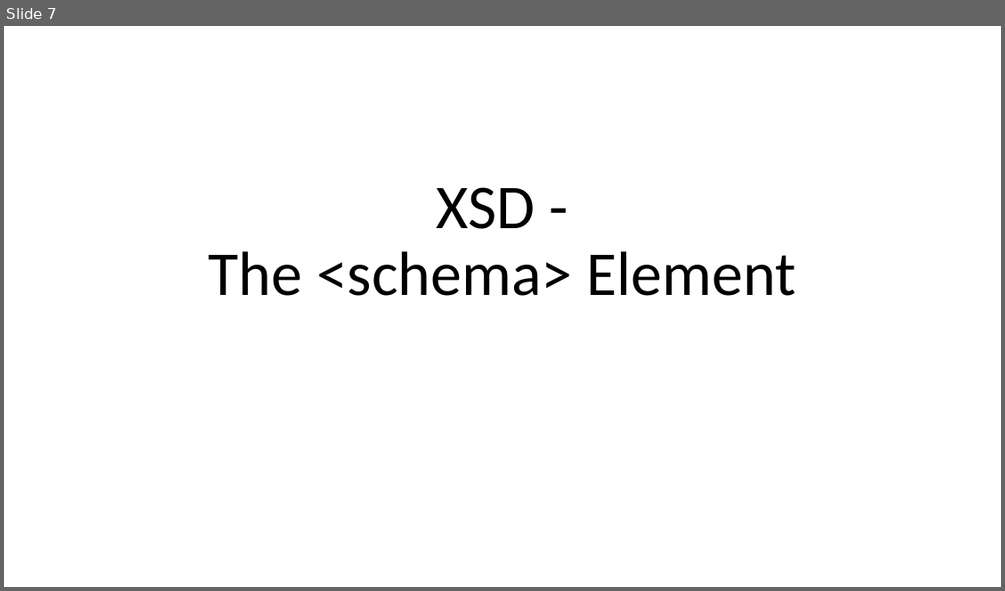
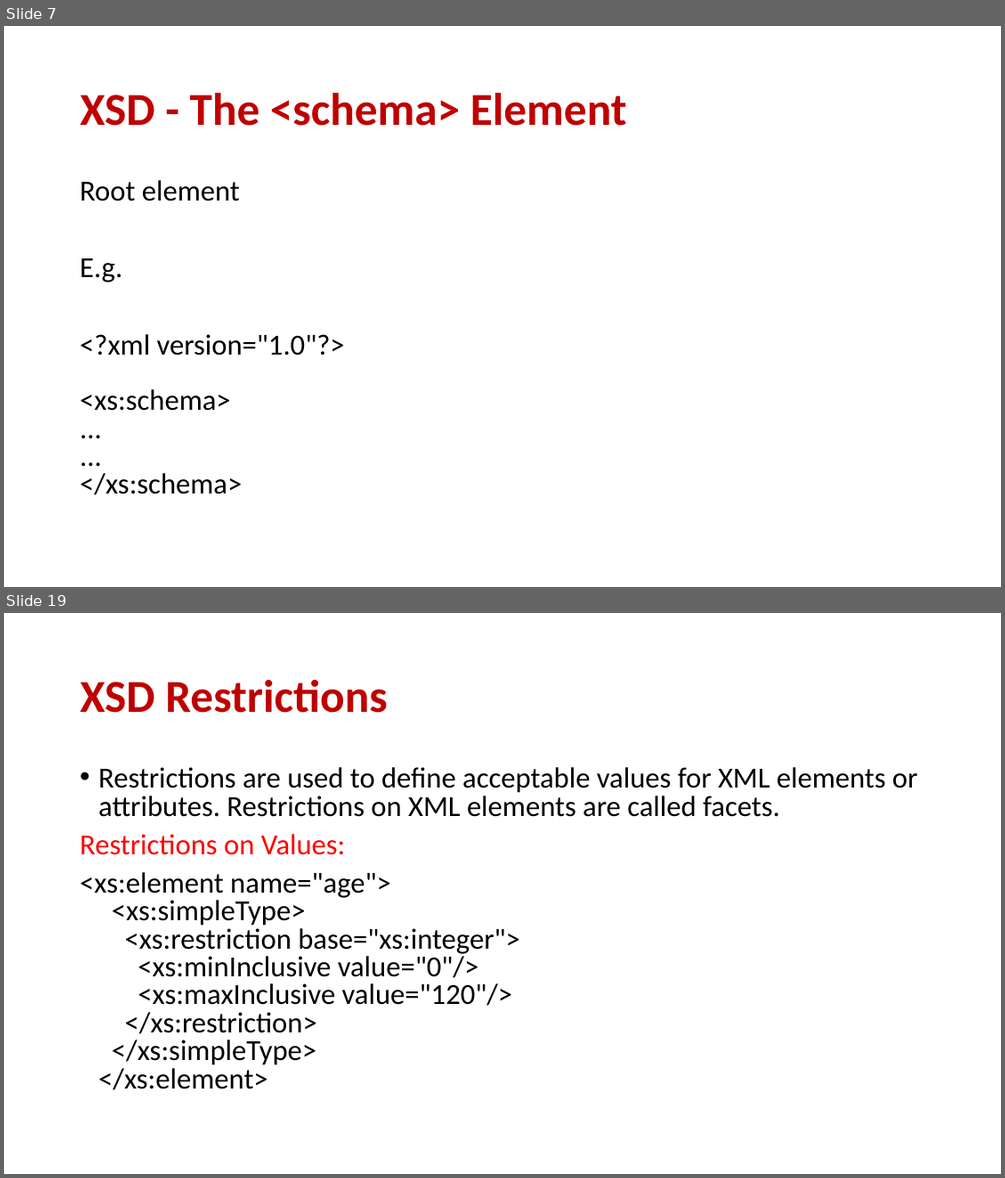
Before and after one commit to donkhan/msc, a slide deck: WebTechnology/XML/Lect_2_XML_Schema.ppt. Shown one above the other, each under a label of ours: slide 7 before the commit, slides 7 and 19 after it; the slides between them are not shown. The pictures are 1005x591 and 1005x1178 pixels, drawn with LibreOffice and Linux fonts; fonts in the diff are those of the drawing. Boxes give left, top, right and bottom in pixels: in the first picture for what was removed or moved away, otherwise in the second. Text is boxed around its words. In the diff, an @@ line names an element or a change of style, - is before the commit and + after.

```diff
--- a/WebTechnology/XML/Lect_2_XML_Schema.ppt
+++ b/WebTechnology/XML/Lect_2_XML_Schema.ppt
@@ slide 19 added at (4,613,1001,1174), background #FFFFFF @@
@@ title added at (80,680,387,713), 44 pt, text #C00000, bold @@
+XSD Restrictions
@@ text added at (80,767,918,1090), 28 pt, text #000000 @@
+• Restrictions are used to define acceptable values for XML elements or attributes. Restrictions on XML elements are called facets.
+Restrictions on Values:
+<xs:element name="age">
+<xs:simpleType>
+<xs:restriction base="xs:integer">
+<xs:minInclusive value="0"/>
+<xs:maxInclusive value="120"/>
+</xs:restriction>
+</xs:simpleType>
+</xs:element>
@@ slide 7 changed as well @@
@@ title "XSD - The <schema> Element": place and size @@
-title "XSD - The <schema> Element" at (209,187,796,296)
+title "XSD - The <schema> Element" at (80,93,627,126)
@@ title "XSD - The <schema> Element" at (80,93,627,126): size 60 to 44 pt, text colour #000000 to #C00000, bold on; alignment centre to left; vertical alignment bottom to middle @@
@@ text added at (80,180,345,495), 28 pt, text #000000 @@
+Root element
+E.g.
+<?xml version="1.0"?>
+<xs:schema>
+...
+...
+</xs:schema>
```
Also in this commit, not shown: 17 other slides changed, 18 other slides added, 19 slides removed.
